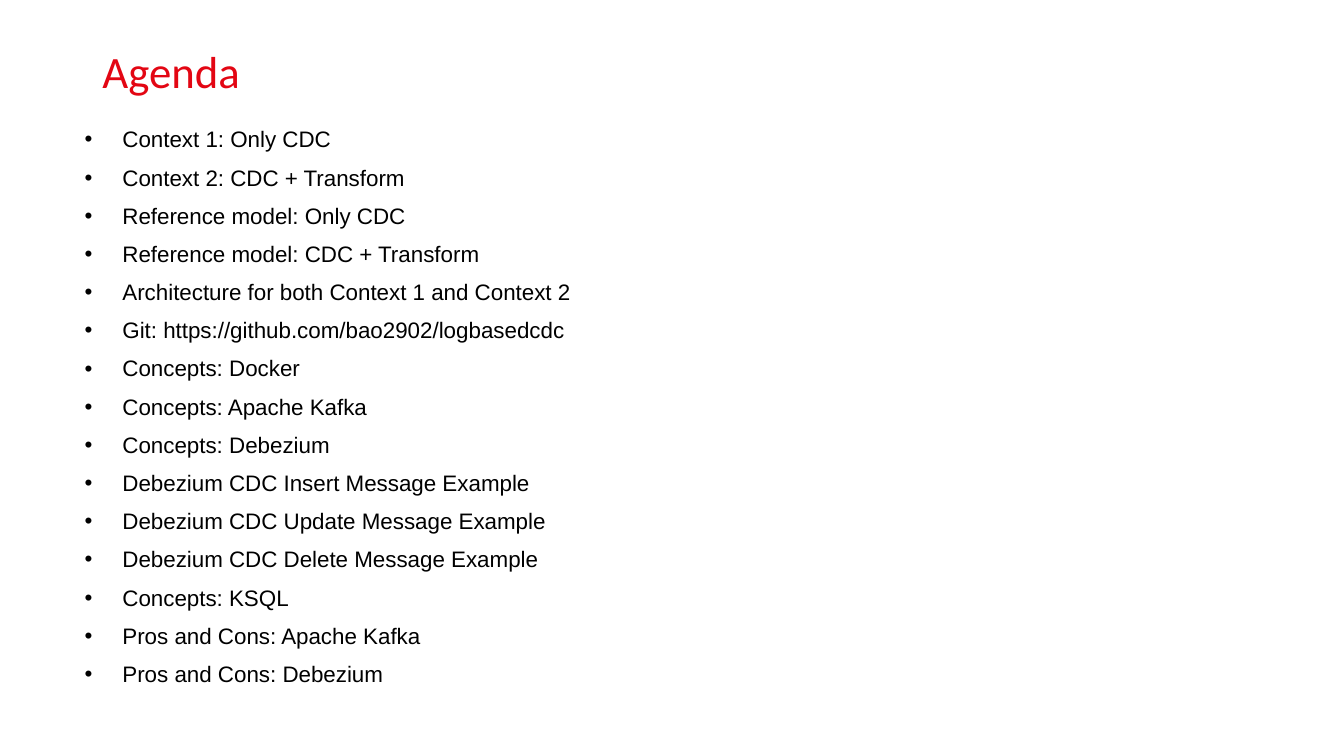
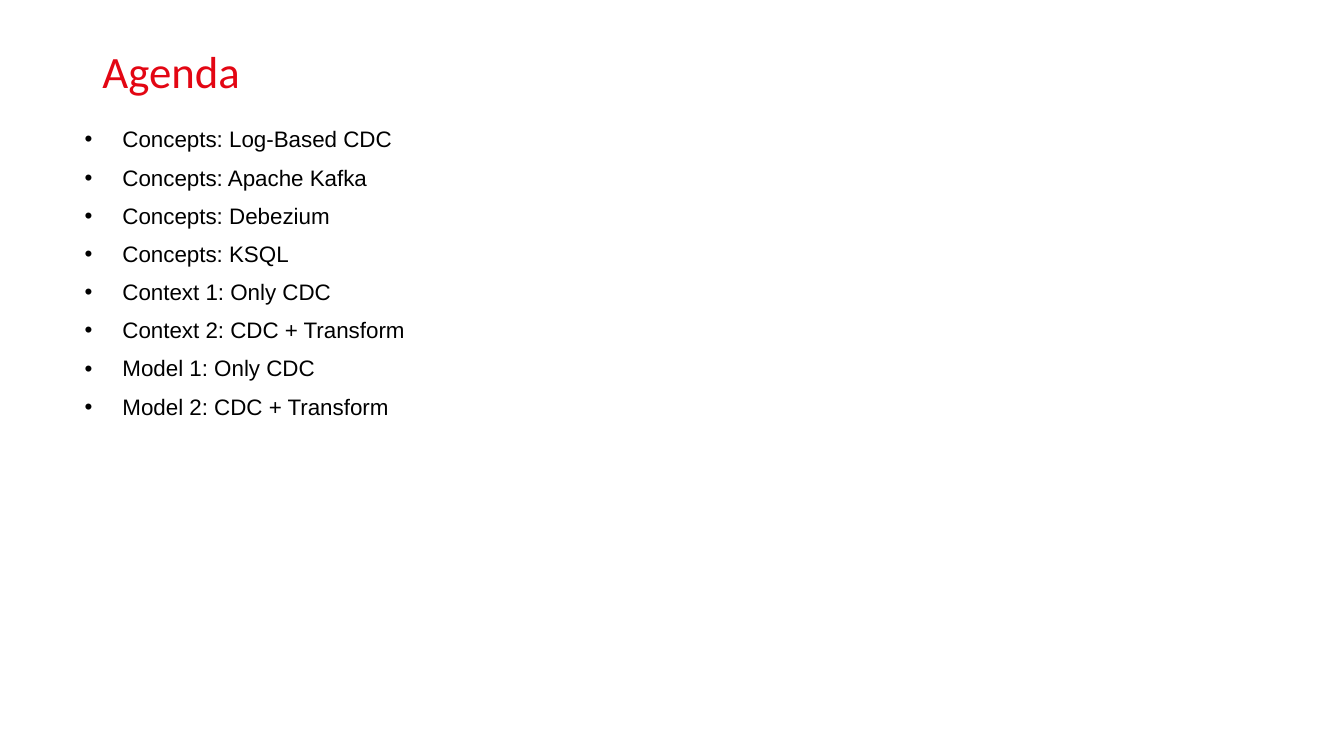
Before and after one commit to bao2902/logbasedcdc, a slide deck: slide 2 of LogBasedCDC.pptx. Drawn at 1344x756 pixels with LibreOffice and Linux fonts; fonts in the diff are those of the drawing; background and template pictures are left out. Boxes give left, top, right and bottom in pixels: in the first picture for what was removed or moved away, otherwise in the second. Text is boxed around its words. In the diff, an @@ line names an element or a change of style, - is before the commit and + after.

```diff
--- a/LogBasedCDC.pptx
+++ b/LogBasedCDC.pptx
@@ text at (122,130,391,267): paragraphs added @@
+• Concepts: Log-Based CDC
+• Concepts: Apache Kafka
+• Concepts: Debezium
+• Concepts: KSQL
@@ text at (122,359,389,416): text changed @@
-• Reference model: Only CDC
-• Reference model: CDC + Transform
-• Architecture for both Context 1 and Context 2
-• Git: https://github.com/bao2902/logbasedcdc
-• Concepts: Docker
-• Concepts: Apache Kafka
-• Concepts: Debezium
-• Debezium CDC Insert Message Example
-• Debezium CDC Update Message Example
-• Debezium CDC Delete Message Example
-• Concepts: KSQL
-• Pros and Cons: Apache Kafka
-• Pros and Cons: Debezium
+• Model 1: Only CDC
+• Model 2: CDC + Transform
```
Also in this commit, not shown: 7 other slides changed, 7 slides added, 10 slides removed, 2 other files.
